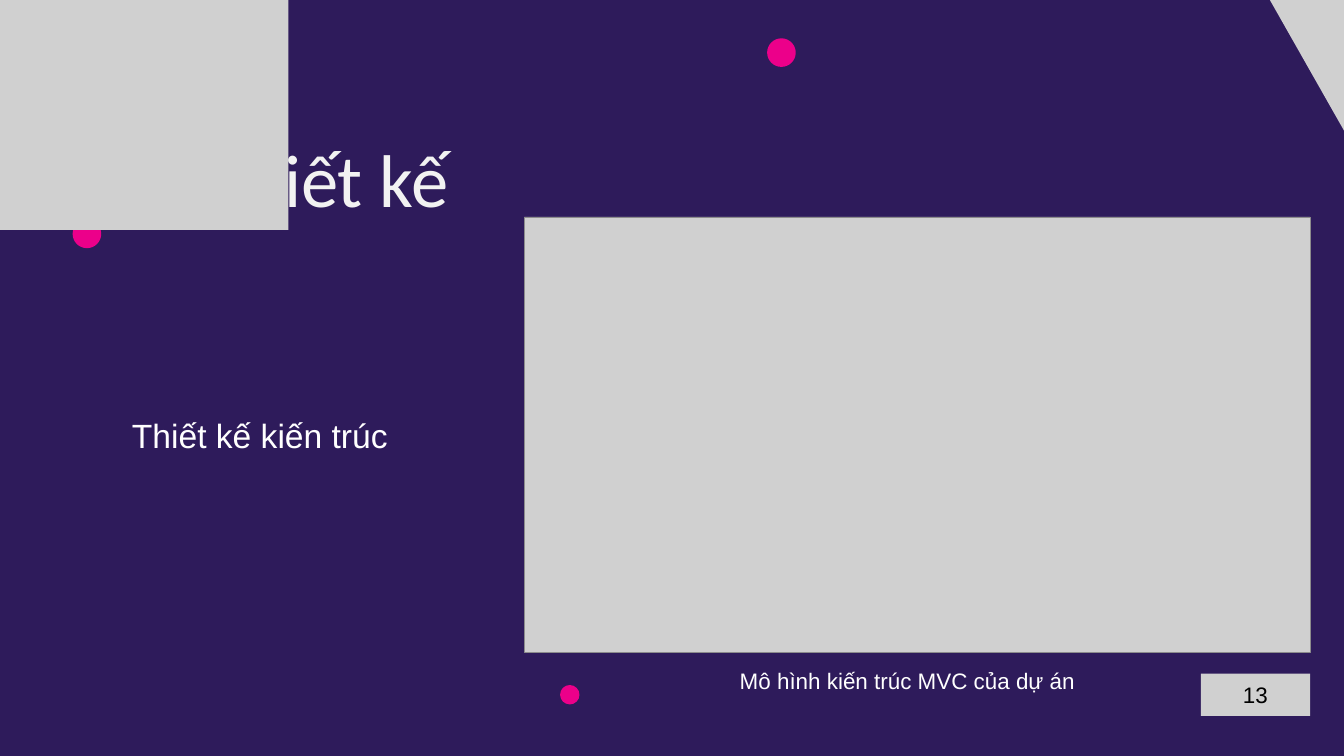
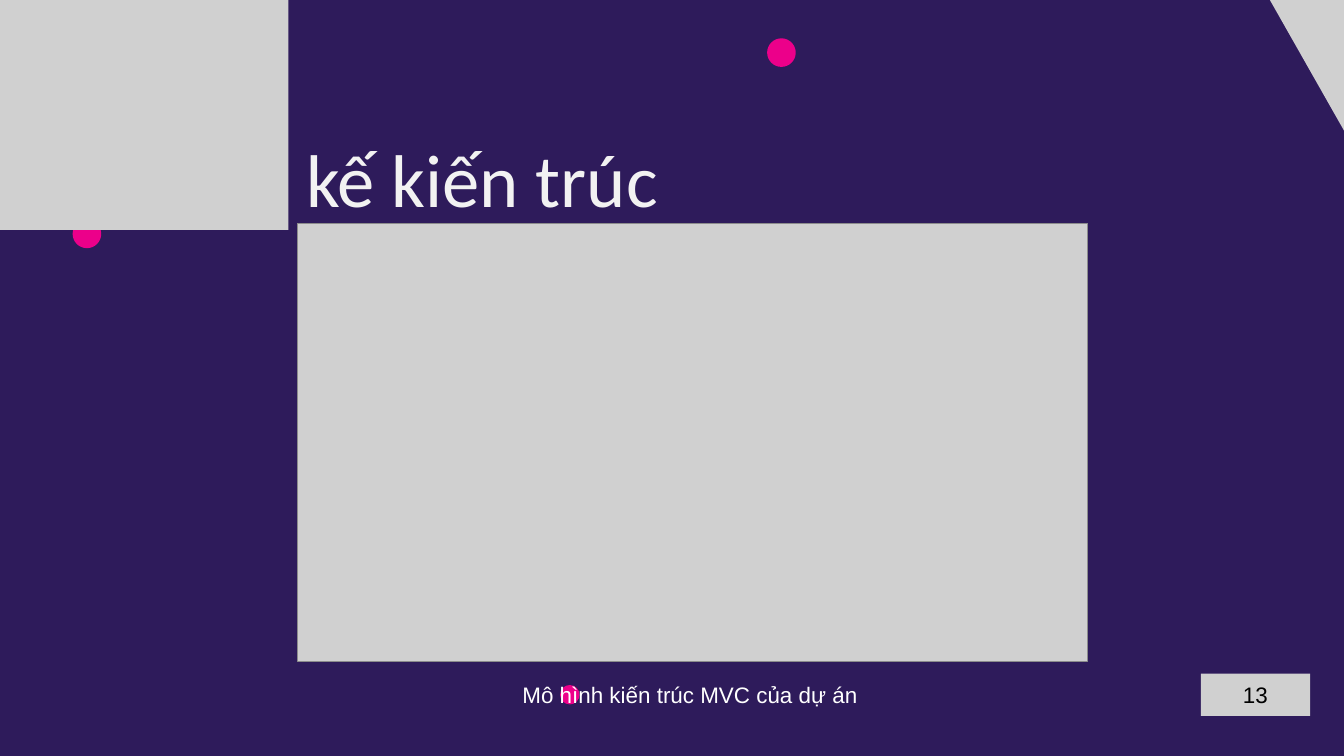
Before and after one commit to B2012257/lvtn_indieGameForum, a slide deck: slide 13 of docs/gameIndiePPT.pptx. Drawn at 1344x756 pixels with LibreOffice and Linux fonts; fonts in the diff are those of the drawing; grey boxes stand for pictures. Boxes give left, top, right and bottom in pixels: in the first picture for what was removed or moved away, otherwise in the second. Text is boxed around its words. In the diff, an @@ line names an element or a change of style, - is before the commit and + after.

```diff
--- a/docs/gameIndiePPT.pptx
+++ b/docs/gameIndiePPT.pptx
@@ text at [135,145,658,224]: text changed @@
-3. Thiết kế
+Thiết kế kiến trúc
@@ picture: place and size @@
-picture at [525,217,1310,653]
+picture at [297,223,1087,661]
@@ text removed at [132,422,388,449] @@
-Thiết kế kiến trúc
@@ text "Mô hình kiến trúc MVC ...": place and size @@
-text "Mô hình kiến trúc MVC ..." at [740,671,1075,693]
+text "Mô hình kiến trúc MVC ..." at [522,685,857,707]
```
Also in this commit, not shown: 10 other slides changed, 18 other files.
